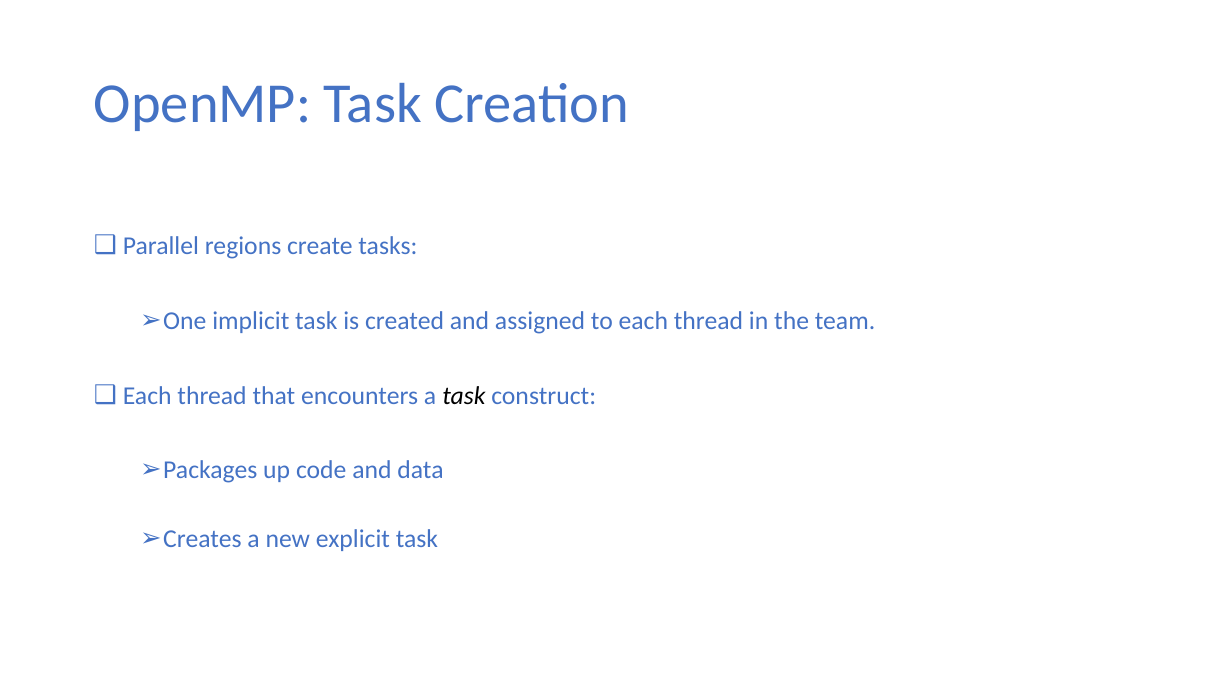
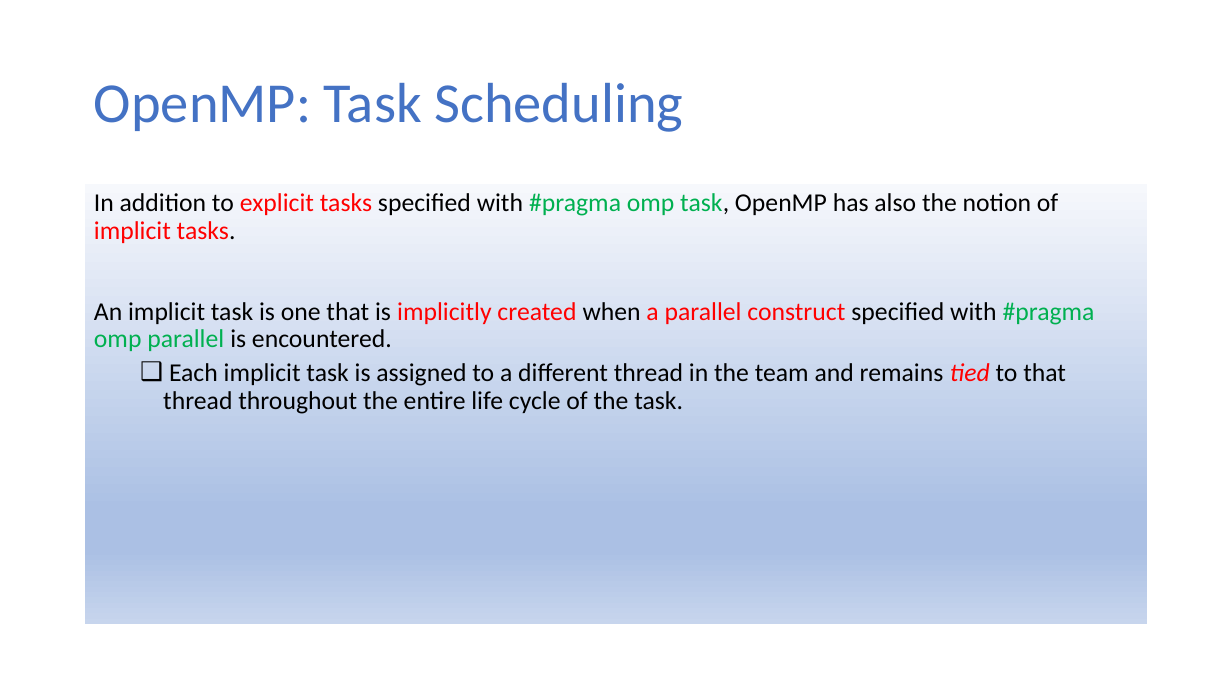
Before and after one commit to ekkapotc/PC, a slide deck: slide 19 of Slides/Lecture 8.pptx (slide 7 before the commit). Drawn at 1232x693 pixels with LibreOffice and Linux fonts; fonts in the diff are those of the drawing. Boxes give left, top, right and bottom in pixels: in the first picture for what was removed or moved away, otherwise in the second. Text is boxed around its words. In the diff, an @@ line names an element or a change of style, - is before the commit and + after.

```diff
--- a/Slides/Lecture 8.pptx
+++ b/Slides/Lecture 8.pptx
@@ title at box(94, 83, 683, 132): text changed @@
-OpenMP: Task Creation
+OpenMP: Task Scheduling
@@ text "In addition to explicit tasks ...": place and size @@
-text "In addition to explicit tasks ..." at box(123, 236, 875, 551)
+text "In addition to explicit tasks ..." at box(85, 185, 1148, 625)
@@ text "In addition to explicit tasks ..." at box(85, 185, 1148, 625): fill none to gradient #F6F8FC to #ABC0E4 to #C7D5ED @@
@@ text at box(94, 193, 1095, 414): text changed; text colour #4472C4 to #000000 @@
-❑ Parallel regions create tasks:
-  ➢ One implicit task is created and assigned to each thread in the team.
-❑ Each thread that encounters a task construct:
-  ➢ Packages up code and data
-  ➢ Creates a new explicit task
+In addition to explicit tasks specified with #pragma omp task, OpenMP has also the notion of implicit tasks.
+An implicit task is one that is implicitly created when a parallel construct specified with #pragma omp parallel is encountered.
+  ❑ Each implicit task is assigned to a different thread in the team and remains tied to that thread throughout the entire life cycle of the task.
```
Also in this commit, not shown: 13 other slides changed, 25 slides added, 2 slides removed.
